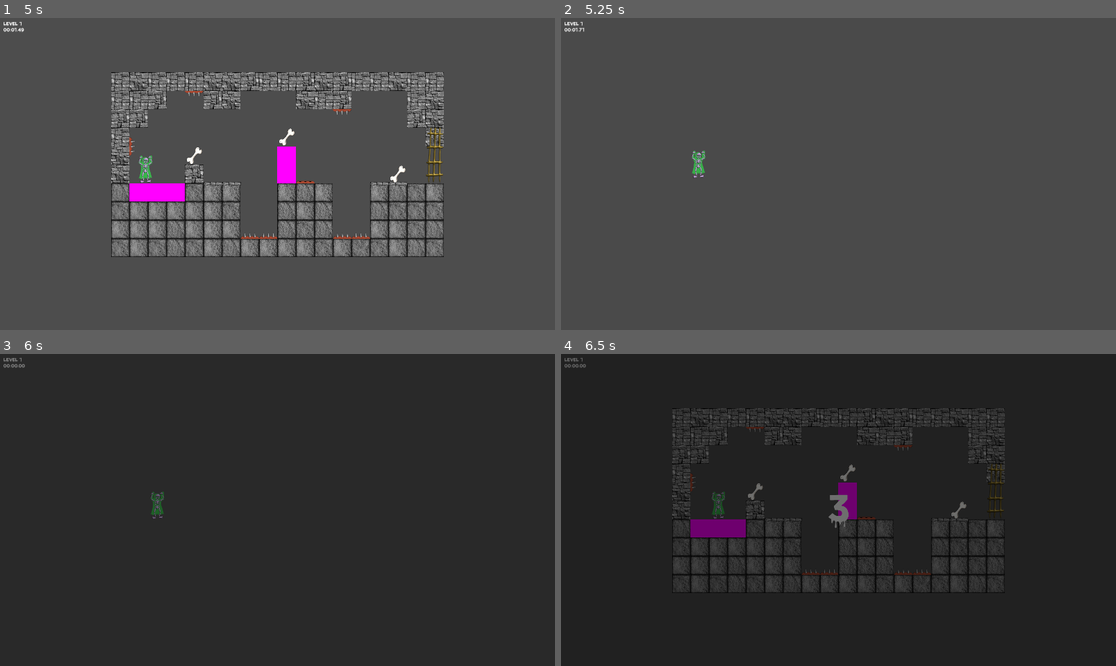
Above: before the commit, frames 1-4 (two rows, left to right).
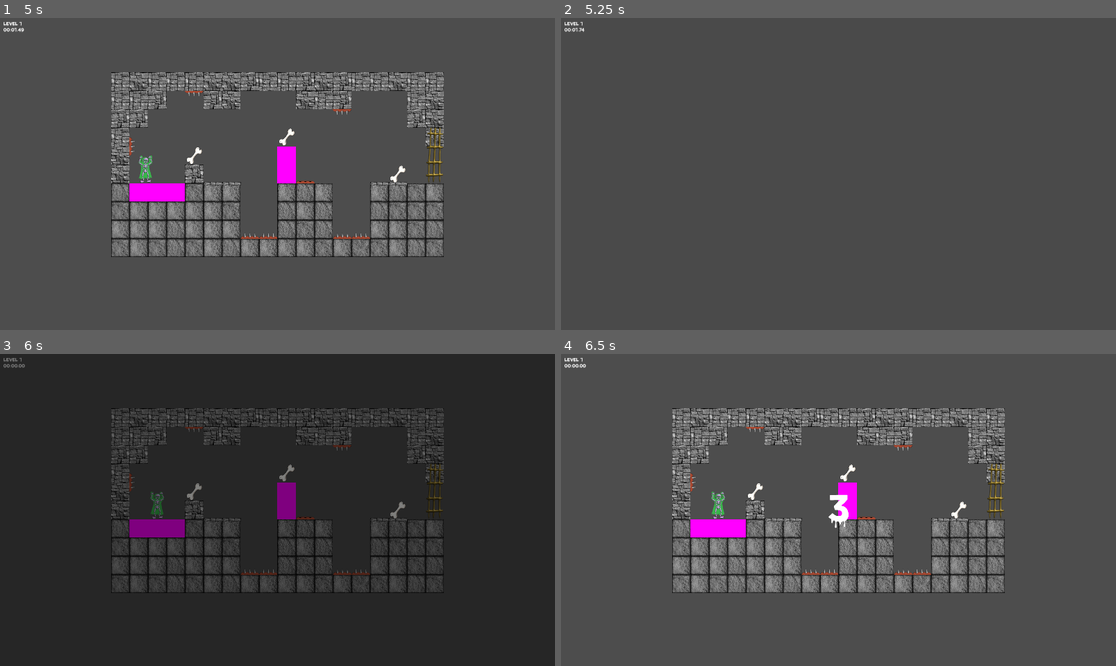
Above: after the commit, the same moments.

Repository: Drew-Wagner/Spectros
Game: Godot game, scene res://scenes/game.tscn
Same seed, same stepped clock (60 frames per second), same inputs: the game is played once before the commit and once after it.
Inputs:
- Up to frame 1 (5 s): tap Space (toggle) at 0.6, 1.35, 2, 2.1, 2.85, 3.6, 4.35 s; tap Enter at 1.25, 2.75 s
- Up to frame 2 (5.25 s): tap Space (toggle) at 5.1 s
- Up to frame 3 (6 s): tap Space (toggle) at 5.85 s
- Up to frame 4 (6.5 s): no input

Frame 1 is identical in both runs. In frame 2, 0.1% of the frame differs, in the area x 3-27%, y 3-52%; in frame 3, 5.9%; in frame 4, 98%, in the area x 0-100%, y 0-100%.

Commit message:
fix double death sound + die on squeeze

Diff:
--- a/scenes/game.tscn
+++ b/scenes/game.tscn
@@ -2,12 +2,27 @@
 
 [ext_resource type="Script" path="res://scripts/game_manager.gd" id="1_rnd3o"]
 [ext_resource type="PackedScene" uid="uid://dd560qxrjfygt" path="res://scenes/levels/Level1.tscn" id="2_12uj8"]
-[ext_resource type="PackedScene" uid="uid://cv0l7e2lhe25l" path="res://scenes/levels/template.tscn" id="3_4xwov"]
+[ext_resource type="PackedScene" uid="uid://baqpc0dwmi5lf" path="res://scenes/levels/template.tscn" id="3_4xwov"]
 [ext_resource type="AudioStream" uid="uid://bofpqflybv72u" path="res://sounds/LEVIER_GJ_FOL_Lever_Off.wav" id="3_o2w25"]
 [ext_resource type="AudioStream" uid="uid://1tc4ak1mjpo1" path="res://sounds/LEVIER_GJ_FOL_Lever_On.wav" id="4_5x8y0"]
 [ext_resource type="AudioStream" uid="uid://nxnmjshhis2c" path="res://sounds/LEVIER_GJ_STATE_Win.wav" id="5_f3xnp"]
 [ext_resource type="PackedScene" uid="uid://bxhcsdlxckv2k" path="res://scenes/main_character.tscn" id="5_iqaxe"]
 [ext_resource type="AudioStream" uid="uid://ota274s1y71i" path="res://sounds/LEVIER_GJ_STATE_Lose.wav" id="6_006ic"]
+
+[sub_resource type="Animation" id="Animation_pmnll"]
+length = 0.001
+tracks/0/type = "value"
+tracks/0/imported = false
+tracks/0/enabled = true
+tracks/0/path = NodePath(".:color")
+tracks/0/interp = 1
+tracks/0/loop_wrap = true
+tracks/0/keys = {
+"times": PackedFloat32Array(0),
+"transitions": PackedFloat32Array(1),
+"update": 0,
+"values": [Color(1, 1, 1, 0)]
+}
 
 [sub_resource type="Animation" id="Animation_v8w17"]
 resource_name = "fade"
@@ -25,21 +40,6 @@
 "values": [Color(0, 0, 0, 0), Color(0, 0, 0, 1)]
 }
 
-[sub_resource type="Animation" id="Animation_pmnll"]
-length = 0.001
-tracks/0/type = "value"
-tracks/0/imported = false
-tracks/0/enabled = true
-tracks/0/path = NodePath(".:color")
-tracks/0/interp = 1
-tracks/0/loop_wrap = true
-tracks/0/keys = {
-"times": PackedFloat32Array(0),
-"transitions": PackedFloat32Array(1),
-"update": 0,
-"values": [Color(1, 1, 1, 0)]
-}
-
 [sub_resource type="AnimationLibrary" id="AnimationLibrary_8x8ek"]
 _data = {
 "RESET": SubResource("Animation_pmnll"),
@@ -53,11 +53,9 @@
 win_sound = ExtResource("5_f3xnp")
 lose_sound = ExtResource("6_006ic")
 is_countdown_enabled = true
+main_character_scene = ExtResource("5_iqaxe")
 
 [node name="Camera2D" type="Camera2D" parent="."]
-
-[node name="MainCharacter" parent="." instance=ExtResource("5_iqaxe")]
-velocity = Vector2(32, 0)
 
 [node name="CanvasLayer" type="CanvasLayer" parent="."]
 
@@ -109,5 +107,3 @@
 }
 
 [node name="AudioStreamPlayer2D" type="AudioStreamPlayer2D" parent="."]
-
-[connection signal="killed" from="MainCharacter" to="." method="on_character_die"]
--- a/scripts/base_level.gd
+++ b/scripts/base_level.gd
@@ -40,4 +40,5 @@
 
 func _on_level_area_body_exited(body):
 	if body is MainCharacter and not self.is_queued_for_deletion():
+		print("fell out of world")
 		body.kill()
--- a/scripts/die_area.gd
+++ b/scripts/die_area.gd
@@ -3,4 +3,5 @@
 
 func _on_body_entered(body):
 	if body.has_method("kill"):
+		print("killed by spike")
 		body.kill()
--- a/scripts/game_manager.gd
+++ b/scripts/game_manager.gd
@@ -5,24 +5,23 @@
 
 var level: BaseLevel
 
-@onready var count_down: Label = %CountDown
 
 @export var toggle_sounds: Array[AudioStream]
 @export var win_sound: AudioStream
 @export var lose_sound: AudioStream
 @export var countdown_seconds: int = 3
 @export var is_countdown_enabled: bool
-
+@export var main_character_scene: PackedScene
 var toggle_sound_index = 0
 var level_time = 0
 
+@onready var count_down: Label = %CountDown
 @onready var level_label: Label = %LevelLabel
 @onready var time_label: Label = %TimeLabel
 @onready var audioStreamPlayer: AudioStreamPlayer2D = $AudioStreamPlayer2D
-@onready var main_character: MainCharacter = $MainCharacter
-
 @onready var scene_transition: AnimationPlayer = %SceneTransitionAnimPlayer
 
+var main_character: MainCharacter
 var spawn_location: Vector2
 var is_paused: bool
 
@@ -42,8 +41,6 @@
 	start_level()
 
 func start_level():
-	pause()
-
 	if level:
 		level.queue_free()
 		scene_transition.play("fade")
@@ -64,6 +61,7 @@
 	time_label.text = "00:00.00"
 
 	respawn()
+	pause()
 
 	scene_transition.play_backwards("fade")
 	await scene_transition.animation_finished
@@ -104,9 +102,10 @@
 	toggle_sound_index = (toggle_sound_index + 1) % toggle_sounds.size()
 
 func respawn():
-	# Spawn in character
-	main_character.set_deferred("global_position", level.spawn_point)
-	main_character.velocity = Vector2.ZERO
+	main_character = main_character_scene.instantiate() as MainCharacter
+	main_character.killed.connect(on_character_die)
+	main_character.global_position = level.spawn_point
+	add_child(main_character)
 
 func pause():
 	is_paused = true
@@ -119,6 +118,7 @@
 	propagate_call("set_physics_process", [true])
 
 func on_character_die():
+	print("die")
 	audioStreamPlayer.stream = lose_sound
 	audioStreamPlayer.play()
 
--- a/scripts/main_character.gd
+++ b/scripts/main_character.gd
@@ -3,5 +3,19 @@
 
 signal killed()
 
+var is_killed: bool = false
+
 func kill():
-	killed.emit()
+	if not is_killed:
+		is_killed = true
+		killed.emit()
+		self.queue_free()
+
+func _physics_process(delta):
+	super(delta)
+
+	for i in get_slide_collision_count():
+		var collision = get_slide_collision(i)
+		if collision.get_depth() > 8:
+			kill()
+			return
